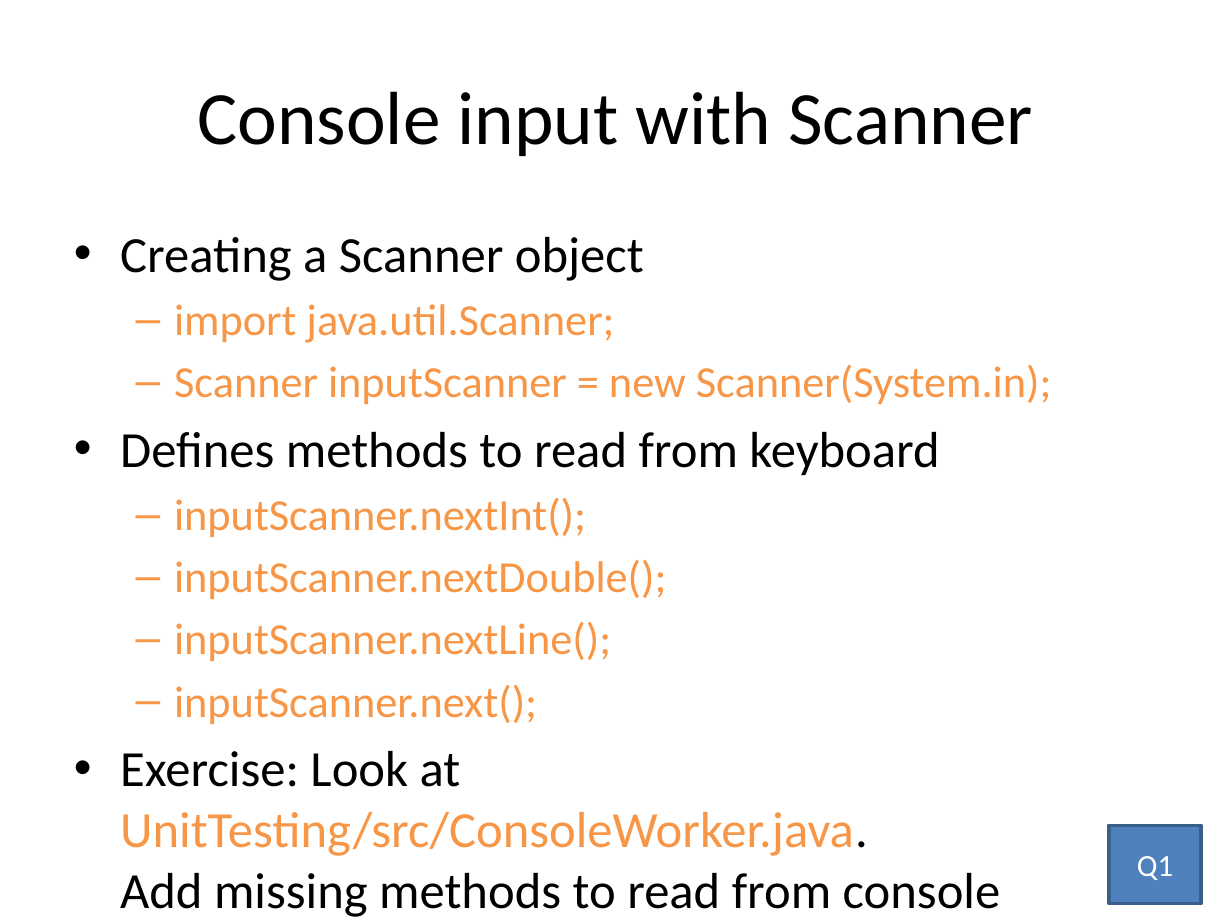
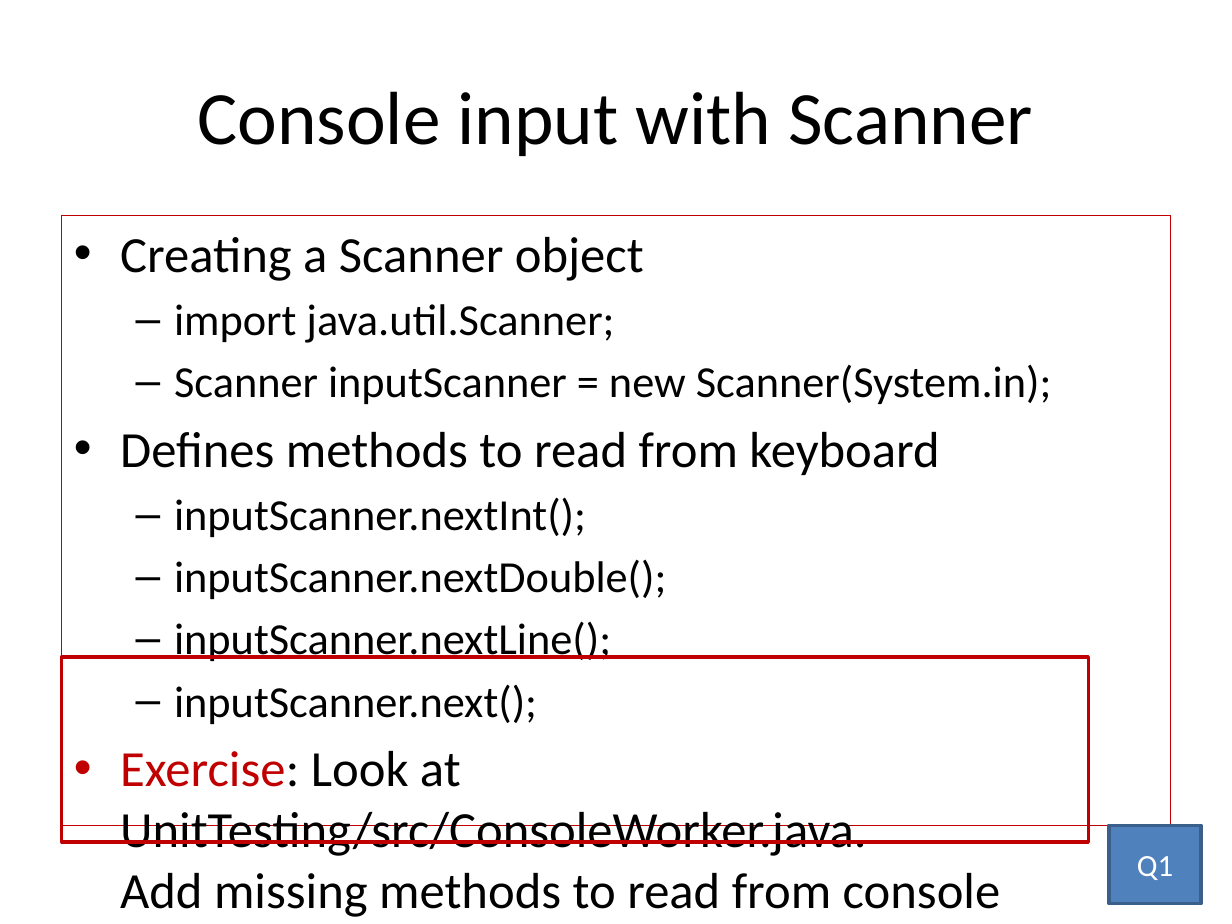
Before and after one commit to RHIT-CSSE/csse220, a slide deck: slide 16 of ClassMaterials/IntroToUnitTesting/Slides/UnitTesting.pptx (slide 13 before the commit). Drawn at 1232x924 pixels with LibreOffice and Linux fonts; fonts in the diff are those of the drawing. Boxes give left, top, right and bottom in pixels: in the first picture for what was removed or moved away, otherwise in the second. Text is boxed around its words. In the diff, an @@ line names an element or a change of style, - is before the commit and + after.

```diff
--- a/ClassMaterials/IntroToUnitTesting/Slides/UnitTesting.pptx
+++ b/ClassMaterials/IntroToUnitTesting/Slides/UnitTesting.pptx
@@ text "Creating a Scanner object": place and size @@
-text "Creating a Scanner object" at [120,237,1052,917]
+text "Creating a Scanner object" at [62,216,1170,825]
@@ text "Creating a Scanner object" at [62,216,1170,825]: outline none to #C00000 0.75 pt @@
@@ text at [120,304,1052,917]: text colour #F79646 to #000000 in "import java.util.Scanner;", "Scanner inputScanner = new Scanner(System.in);", "inputScanner.nextInt();", "inputScanner.nextDouble();" and 3 more places; text colour #000000 to #C00000 in "Exercise:" @@
@@ rectangle added at [62,657,1088,841], outline #C00000 2 pt @@
```
Also in this commit, not shown: 4 other slides changed, 7 slides added, 1 slide removed.
